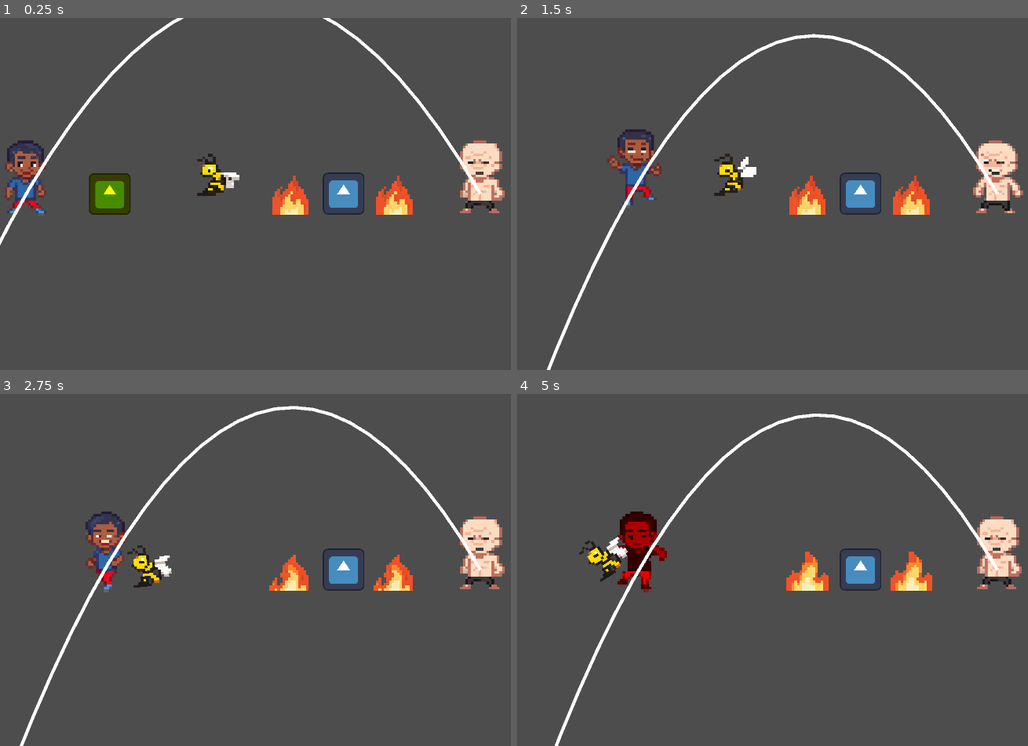
Above: before the commit, frames 1-4 (two rows, left to right).
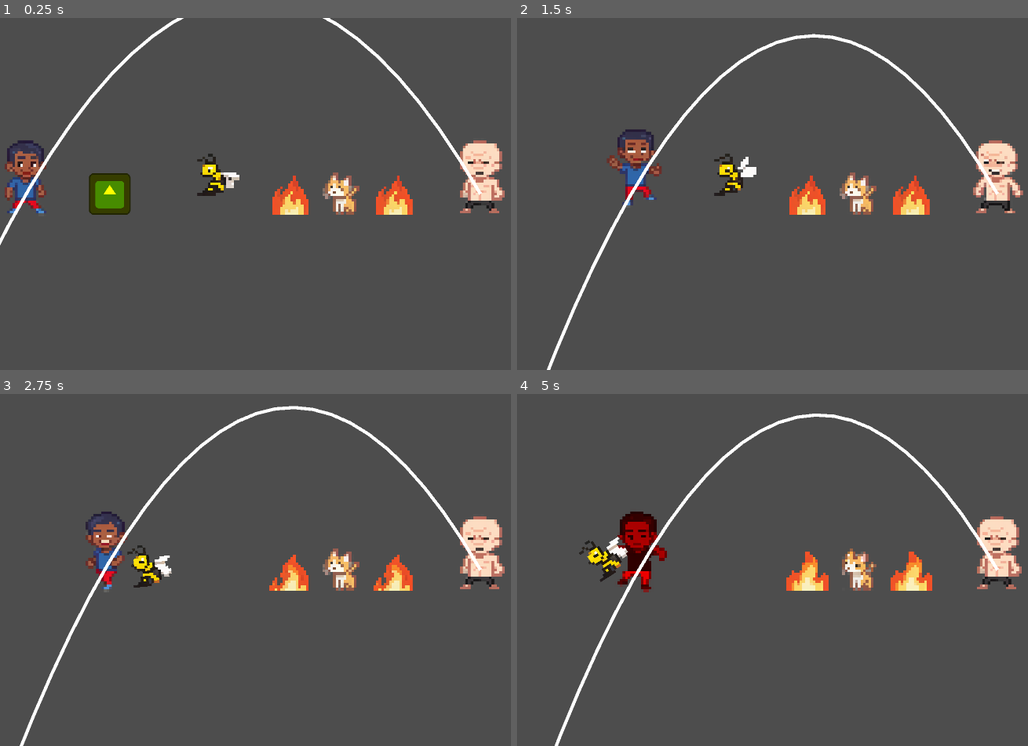
Above: after the commit, the same moments.

Repository: codenergy-dev/maricagamesjam2025_codenergy
Game: Godot game, scene res://scenes/game.tscn
The game is run twice, just before and just after one commit, with the same random seed, the same clock (stepped at 60 frames per second) and the same inputs. The engine's default icon, where the game draws it, is replaced by a stand-in: a white triangle on a blue panel in a dark square.
Inputs:
- Up to frame 1 (0.25 s): no input
- Up to frame 2 (1.5 s): tap Enter (ui_accept) at 0.5, 0.77 s; hold Right (ui_right) from 0.53 s (still down)
- Up to frame 3 (2.75 s): tap Enter (ui_accept) at 1.52 s; release Right (ui_right) at 2.03 s; hold Left (ui_left) from 2.03 s (still down)
- Up to frame 4 (5 s): release Left (ui_left) at 2.78 s; hold Right (ui_right) 2.78-4.28 s; tap Enter (ui_accept) at 3.02, 3.77, 4.52 s; hold Left (ui_left) from 4.28 s (still down)

The runs differ from the first frame. In frame 1, 0.7% of the frame differs, in the area x 63-72%, y 43-56%; in frame 2, 0.7%; in frame 3, 0.7%; in frame 4, 0.8%.

Commit message:
Add pet animation

Diff:
--- a/godot/scenes/pet.tscn
+++ b/godot/scenes/pet.tscn
@@ -1,7 +1,88 @@
-[gd_scene load_steps=5 format=3 uid="uid://hfdx2agbin6m"]
+[gd_scene load_steps=15 format=3 uid="uid://hfdx2agbin6m"]
 
 [ext_resource type="Script" uid="uid://dw2mohts0scfs" path="res://scripts/follow_player.gd" id="1_8wqpi"]
-[ext_resource type="Texture2D" uid="uid://bsaus5f18qvh1" path="res://icon.svg" id="2_qd1if"]
+[ext_resource type="Texture2D" uid="uid://cvuigbmsy4yvx" path="res://assets/sprites/cat.png" id="2_8wqpi"]
+
+[sub_resource type="AtlasTexture" id="AtlasTexture_qd1if"]
+atlas = ExtResource("2_8wqpi")
+region = Rect2(0, 128, 192, 128)
+
+[sub_resource type="AtlasTexture" id="AtlasTexture_hmkkh"]
+atlas = ExtResource("2_8wqpi")
+region = Rect2(192, 128, 192, 128)
+
+[sub_resource type="AtlasTexture" id="AtlasTexture_6nmc3"]
+atlas = ExtResource("2_8wqpi")
+region = Rect2(384, 128, 192, 128)
+
+[sub_resource type="AtlasTexture" id="AtlasTexture_8wqpi"]
+atlas = ExtResource("2_8wqpi")
+region = Rect2(192, 128, 192, 128)
+
+[sub_resource type="AtlasTexture" id="AtlasTexture_jn77u"]
+atlas = ExtResource("2_8wqpi")
+region = Rect2(384, 0, 192, 128)
+
+[sub_resource type="AtlasTexture" id="AtlasTexture_axfbl"]
+atlas = ExtResource("2_8wqpi")
+region = Rect2(0, 0, 192, 128)
+
+[sub_resource type="AtlasTexture" id="AtlasTexture_5c8qe"]
+atlas = ExtResource("2_8wqpi")
+region = Rect2(192, 0, 192, 128)
+
+[sub_resource type="AtlasTexture" id="AtlasTexture_hio3l"]
+atlas = ExtResource("2_8wqpi")
+region = Rect2(384, 0, 192, 128)
+
+[sub_resource type="AtlasTexture" id="AtlasTexture_ekye6"]
+atlas = ExtResource("2_8wqpi")
+region = Rect2(576, 0, 192, 128)
+
+[sub_resource type="SpriteFrames" id="SpriteFrames_jn77u"]
+animations = [{
+"frames": [{
+"duration": 1.0,
+"texture": SubResource("AtlasTexture_qd1if")
+}, {
+"duration": 1.0,
+"texture": SubResource("AtlasTexture_hmkkh")
+}, {
+"duration": 1.0,
+"texture": SubResource("AtlasTexture_6nmc3")
+}, {
+"duration": 1.0,
+"texture": SubResource("AtlasTexture_8wqpi")
+}],
+"loop": true,
+"name": &"idle",
+"speed": 5.0
+}, {
+"frames": [{
+"duration": 1.0,
+"texture": SubResource("AtlasTexture_jn77u")
+}],
+"loop": true,
+"name": &"jump",
+"speed": 5.0
+}, {
+"frames": [{
+"duration": 1.0,
+"texture": SubResource("AtlasTexture_axfbl")
+}, {
+"duration": 1.0,
+"texture": SubResource("AtlasTexture_5c8qe")
+}, {
+"duration": 1.0,
+"texture": SubResource("AtlasTexture_hio3l")
+}, {
+"duration": 1.0,
+"texture": SubResource("AtlasTexture_ekye6")
+}],
+"loop": true,
+"name": &"walk",
+"speed": 5.0
+}]
 
 [sub_resource type="CircleShape2D" id="CircleShape2D_hmkkh"]
 radius = 64.0312
@@ -13,8 +94,10 @@
 collision_layer = 4
 script = ExtResource("1_8wqpi")
 
-[node name="Sprite2D" type="Sprite2D" parent="."]
-texture = ExtResource("2_qd1if")
+[node name="AnimatedSprite2D" type="AnimatedSprite2D" parent="."]
+sprite_frames = SubResource("SpriteFrames_jn77u")
+animation = &"idle"
+autoplay = "idle"
 
 [node name="CollisionShape2D" type="CollisionShape2D" parent="."]
 shape = SubResource("CircleShape2D_hmkkh")
--- a/godot/scripts/follow_player.gd
+++ b/godot/scripts/follow_player.gd
@@ -15,6 +15,7 @@
 # Get gravity from project settings
 var gravity = ProjectSettings.get_setting("physics/2d/default_gravity")
 
+@onready var animated_sprite = $AnimatedSprite2D
 @onready var timer = $Timer
 
 func _ready():
@@ -42,6 +43,8 @@
 	# This ensures the cat stops when the queued action is "stop".
 	if velocity.x != 0 and get_action_type() != "move":
 		velocity.x = move_toward(velocity.x, 0, speed)
+	elif velocity == Vector2.ZERO and is_on_floor():
+		animated_sprite.play("idle")
 
 	move_and_slide()
 
@@ -75,10 +78,14 @@
 	if next_action.type == "jump":
 		if is_on_floor():
 			velocity.y = jump_velocity
+			animated_sprite.play("jump")
 	elif next_action.type == "move":
 		var direction = next_action.direction
 		if direction != 0:
 			velocity.x = direction * speed
+			animated_sprite.flip_h = direction > 0
+			if is_on_floor():
+				animated_sprite.play("walk")
 		else:
 			# This handles the "stop" action.
 			velocity.x = 0
Binary file added: godot/assets/sprites/cat.png
Not shown, added: godot/assets/sprites/cat.png.import
